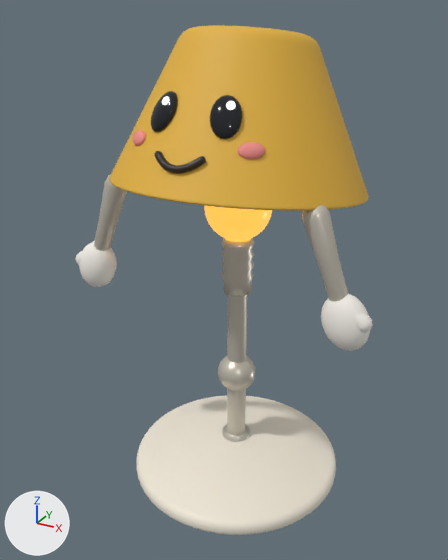
One commit to the glTF model public/models/electrics.glb: the scene before it, then after it.
Before and after are seen from a 50 mm camera at (0.933, -1.795, 1.686) aimed at (-0.039, -0.029, 0.803). The lights are fixed; the arrows at lower left show +X, +Y and +Z. The picture after the commit comes second. Where no turn or scale is listed for an object, it has been applied to the vertices. Vertices at exactly the same position are counted once.

In view in the first picture: 'Arm_L_Tube', 'Arm_R_Tube', 'Base', 'Body', 'Bulb', 'Eye_L', 'Eye_R', 'Hand_L_Mitten', 'Hand_L_Thumb', 'Hand_R_Mitten', 'Hand_R_Thumb', 'Socket', 'Stem' and 5 more.
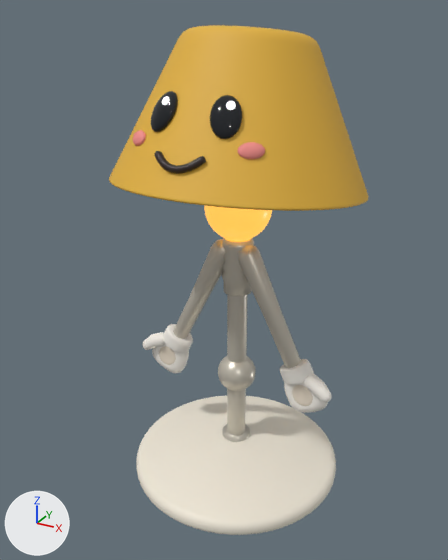
ob_arm_l is not drawn itself; it is the parent of ob_arm_l_tube, ob_hand_l.
ob_hand_l is not drawn itself; it is the parent of ob_hand_l_mitten, ob_hand_l_thumb.
ob_arm_r is not drawn itself; it is the parent of ob_arm_r_tube, ob_hand_r.
ob_hand_r is not drawn itself; it is the parent of ob_hand_r_mitten, ob_hand_r_thumb.

What differs and where, as boxes (x1, y1, x2, y2) in the pictures (448 x 560 px; the box of a moved part takes in the faces that stretch with it):
'Arm_L_Tube', reshaped, moved, turned, rescaled
    before: (302, 205, 348, 302)
    after: (238, 244, 301, 368)
'Arm_R_Tube', reshaped, moved, turned, rescaled
    before: (94, 174, 127, 251)
    after: (173, 239, 226, 339)
'Hand_L_Mitten', reshaped, moved, turned, rescaled
    before: (321, 293, 370, 351)
    after: (284, 374, 328, 413)
'Hand_R_Mitten', reshaped, moved, turned, rescaled
    before: (79, 241, 117, 287)
    after: (152, 344, 189, 373)
'Hand_L_Thumb', moved, turned, rescaled
    before: (355, 312, 373, 333)
    after: (304, 374, 332, 403)
'Hand_L_Cuff', added
    after: (280, 359, 314, 385)
'Hand_R_Cuff', added
    after: (164, 324, 193, 353)
'Hand_L_Palm', now drawn
    after: (292, 385, 313, 406)
'Hand_R_Thumb', moved, turned
    before: (75, 251, 82, 265)
    after: (142, 332, 165, 350)
'Hand_R_Palm', now drawn
    after: (159, 346, 176, 365)
part 1 of me_arm_l_tube, moved or reshaped
    before: (94, 174, 348, 302)
    after: (173, 239, 301, 368)

Patch to the scene script:
```diff
--- a/public/models/electrics.glb.py
+++ b/public/models/electrics.glb.py
@@ me_arm_l_tube @@
 # used by ob_arm_l_tube; parent = ob_arm_l; location = (0.0, 0.0, -0.125); scale = (0.165, 0.165, 0.165)
-me_arm_l_tube.from_pydata(...)  # 100 vertices, 196 faces; spans x -0.24..0.24, y -0.24..0.24, z -1.0..1.0
+me_arm_l_tube.from_pydata(...)  # 100 vertices, 196 faces; spans x -0.15..0.15, y -0.16..0.16, z -1.0..1.0
+# me_arm_l_tube part 1: 98 of 100 vertices moved; they spanned x -0.24..0.24, y -0.24..0.24, z -0.98..0.97 and now span x -0.15..0.15, y -0.16..0.16, z -0.98..0.98; mean shift (0.0, 0.0, 0.01); largest move (0.0, -0.24, 0.76) -> (0.0, -0.16, 0.84)
 me_arm_l_tube.materials.append(mat_metal)
@@ me_hand_l_mitten @@
 # used by ob_hand_l_mitten; parent = ob_hand_l; location = (0.0, 0.0, -0.066); scale = (0.0907, 0.0907, 0.0907)
-me_hand_l_mitten.from_pydata(...)  # 314 vertices, 624 faces; spans x -0.79..0.79, y -0.61..0.61, z -1.0..1.0
+me_hand_l_mitten.from_pydata(...)  # 610 vertices, 1216 faces; spans x -0.98..0.98, y -0.46..0.46, z -1.0..1.0
+# me_hand_l_mitten part 2: 314 vertices removed from x -0.79..0.79, y -0.61..0.61, z -1.0..1.0; 610 vertices added at x -0.98..0.98, y -0.46..0.46, z -1.0..1.0
 me_hand_l_mitten.materials.append(mat_glove)
@@ me_hand_r_mitten @@
 # used by ob_hand_r_mitten; parent = ob_hand_r; location = (0.0, 0.0, -0.066); scale = (0.0907, 0.0907, 0.0907)
-me_hand_r_mitten.from_pydata(...)  # 314 vertices, 624 faces; spans x -0.79..0.79, y -0.61..0.61, z -1.0..1.0
+me_hand_r_mitten.from_pydata(...)  # 610 vertices, 1216 faces; spans x -0.98..0.98, y -0.46..0.46, z -1.0..1.0
+# me_hand_r_mitten part 3: 314 vertices removed from x -0.79..0.79, y -0.61..0.61, z -1.0..1.0; 610 vertices added at x -0.98..0.98, y -0.46..0.46, z -1.0..1.0
 me_hand_r_mitten.materials.append(mat_glove)
@@ ob_arm_l @@
 ob_arm_l.parent = ob_rig
-ob_arm_l.location = (0.351, -0.201, 1.148)
-ob_arm_l.rotation_euler = (0.0, -0.349, 0.0)  # degrees (0, -20, 0)
+ob_arm_l.location = (0.052, -0.02, 0.91)
+ob_arm_l.rotation_euler = (0.0, -0.454, 0.0)  # degrees (0, -26, 0)
@@ ob_arm_l_tube @@
 ob_arm_l_tube.parent = ob_arm_l
-ob_arm_l_tube.location = (0.0, 0.0, -0.125)
-ob_arm_l_tube.scale = (0.165, 0.165, 0.165)
+ob_arm_l_tube.location = (0.0, 0.0, -0.215)
+ob_arm_l_tube.scale = (0.255, 0.255, 0.255)
@@ ob_hand_l @@
 ob_hand_l.parent = ob_arm_l
-ob_hand_l.location = (0.0, 0.0, -0.26)
+ob_hand_l.location = (0.0, 0.0, -0.44)
@@ ob_hand_l_mitten @@
 ob_hand_l_mitten.parent = ob_hand_l
-ob_hand_l_mitten.location = (0.0, 0.0, -0.066)
-ob_hand_l_mitten.scale = (0.0907, 0.0907, 0.0907)
+ob_hand_l_mitten.location = (0.0, 0.0101, -0.0907)
+ob_hand_l_mitten.scale = (0.0798, 0.0798, 0.0798)
@@ ob_hand_l_thumb @@
 ob_hand_l_thumb.parent = ob_hand_l
-ob_hand_l_thumb.location = (0.0338, -0.012, -0.0444)
-ob_hand_l_thumb.scale = (0.0552, 0.0552, 0.0552)
+ob_hand_l_thumb.location = (0.069, -0.0218, -0.0718)
+ob_hand_l_thumb.scale = (0.0519, 0.0519, 0.0519)
@@ ob_arm_r @@
 ob_arm_r.parent = ob_rig
-ob_arm_r.location = (-0.351, -0.201, 1.148)
-ob_arm_r.rotation_euler = (0.0, 0.349, 0.0)  # degrees (0, 20, 0)
+ob_arm_r.location = (-0.052, -0.02, 0.91)
+ob_arm_r.rotation_euler = (0.0, 0.454, 0.0)  # degrees (0, 26, 0)
@@ ob_arm_r_tube @@
 ob_arm_r_tube.parent = ob_arm_r
-ob_arm_r_tube.location = (0.0, 0.0, -0.125)
-ob_arm_r_tube.scale = (0.165, 0.165, 0.165)
+ob_arm_r_tube.location = (0.0, 0.0, -0.215)
+ob_arm_r_tube.scale = (0.255, 0.255, 0.255)
@@ ob_hand_r @@
 ob_hand_r.parent = ob_arm_r
-ob_hand_r.location = (0.0, 0.0, -0.26)
+ob_hand_r.location = (0.0, 0.0, -0.44)
@@ ob_hand_r_mitten @@
 ob_hand_r_mitten.parent = ob_hand_r
-ob_hand_r_mitten.location = (0.0, 0.0, -0.066)
-ob_hand_r_mitten.scale = (0.0907, 0.0907, 0.0907)
+ob_hand_r_mitten.location = (0.0, 0.0101, -0.0907)
+ob_hand_r_mitten.scale = (0.0798, 0.0798, 0.0798)
@@ ob_hand_r_thumb @@
 ob_hand_r_thumb.parent = ob_hand_r
-ob_hand_r_thumb.location = (-0.0338, -0.012, -0.0444)
+ob_hand_r_thumb.location = (-0.069, -0.0218, -0.0718)
 ob_hand_r_thumb.scale = (0.0552, 0.0552, 0.0552)
@@ ob_hand_r_cuff @@
+ob_hand_r_cuff = bpy.data.objects.new('Hand_R_Cuff', me_hand_l_cuff)  # 705 vertices, 1376 faces; spans x -1.0..1.0, y -0.74..0.74, z -0.53..0.53; in mat_glove (white #f6f2ea)
+ob_hand_r_cuff.parent = ob_hand_r
+ob_hand_r_cuff.location = (0.0, 0.0, -0.00962)
+ob_hand_r_cuff.scale = (0.0591, 0.0591, 0.0591)
@@ ob_hand_l_cuff @@
+ob_hand_l_cuff = bpy.data.objects.new('Hand_L_Cuff', me_hand_l_cuff)  # 705 vertices, 1376 faces; spans x -1.0..1.0, y -0.74..0.74, z -0.53..0.53; in mat_glove (white #f6f2ea)
+ob_hand_l_cuff.parent = ob_hand_l
+ob_hand_l_cuff.location = (0.0, 0.0, -0.00962)
+ob_hand_l_cuff.scale = (0.0591, 0.0591, 0.0591)
```
